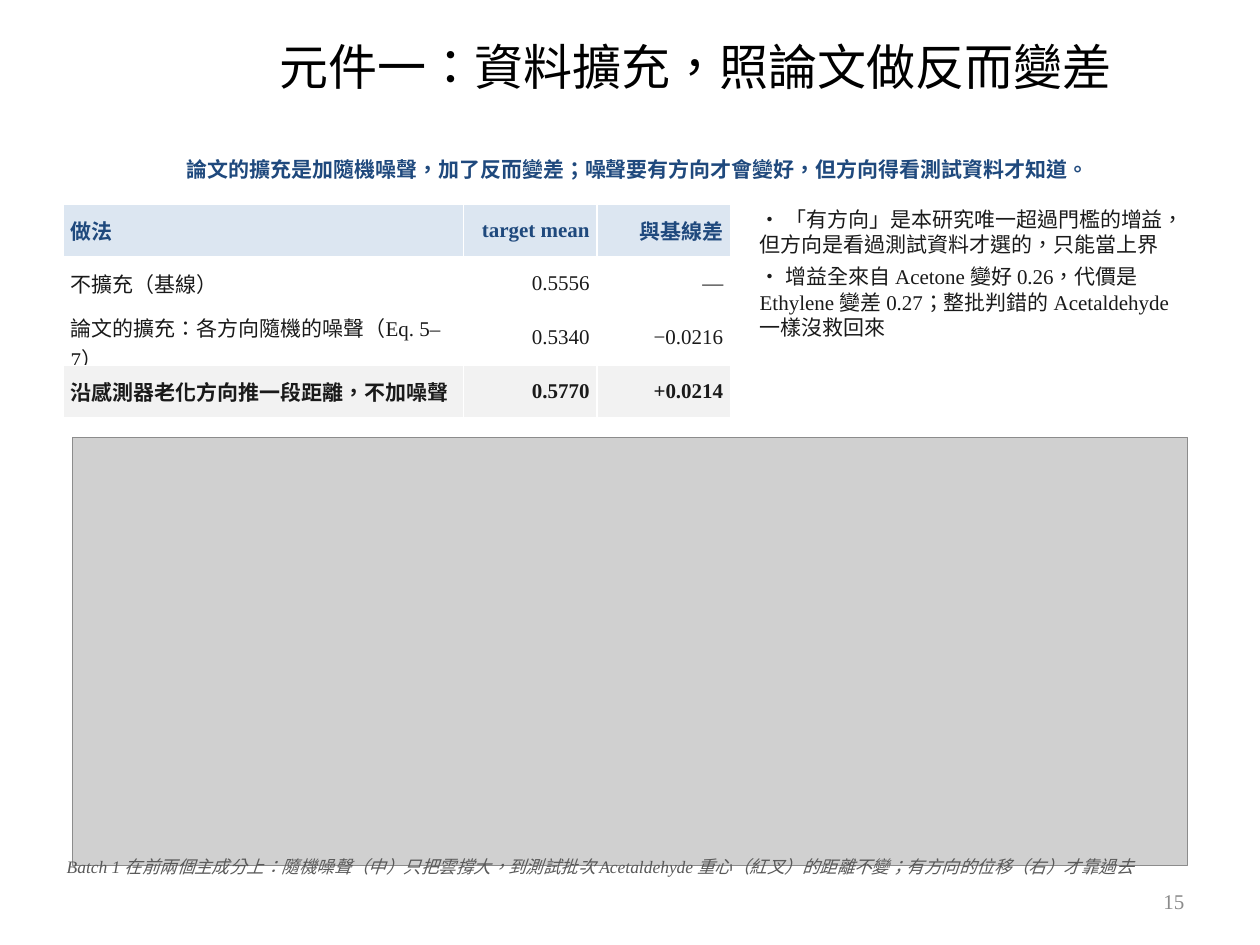
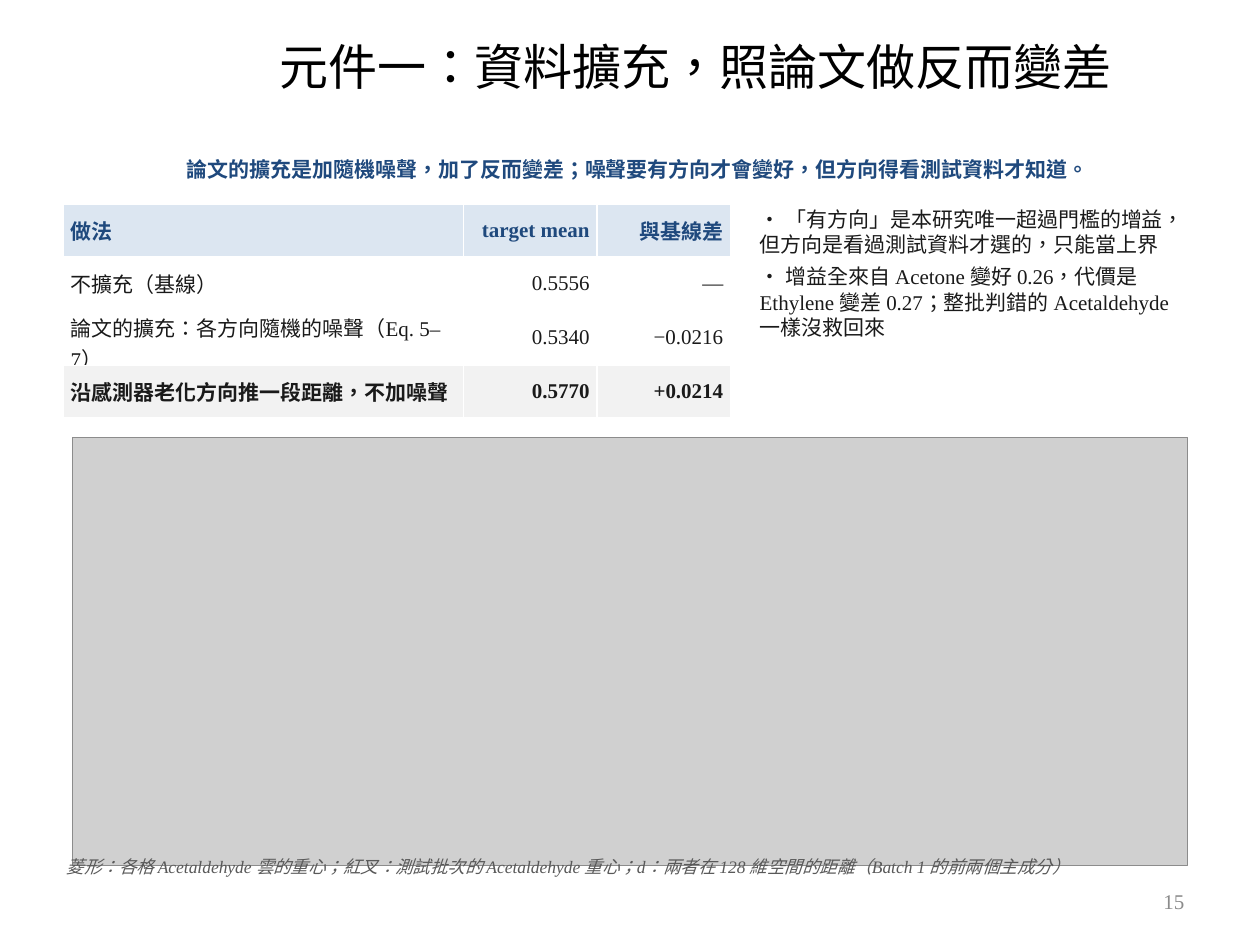
Before and after one commit to wintera1233/cdcnn, a slide deck: slide 15 of reports/09-22-merged.pptx. Drawn at 1260x945 pixels with LibreOffice and Linux fonts; fonts in the diff are those of the drawing; grey boxes stand for pictures; background and template pictures are left out. Boxes give left, top, right and bottom in pixels: in the first picture for what was removed or moved away, otherwise in the second. Text is boxed around its words. In the diff, an @@ line names an element or a change of style, - is before the commit and + after.

```diff
--- a/reports/09-22-merged.pptx
+++ b/reports/09-22-merged.pptx
@@ text at [67, 854, 1070, 879]: text changed @@
-Batch 1 在前兩個主成分上：隨機噪聲（中）只把雲撐大，到測試批次 Acetaldehyde 重心（紅叉）的距離不變；有方向的位移（右）才靠過去
+菱形：各格 Acetaldehyde 雲的重心；紅叉：測試批次的 Acetaldehyde 重心；d：兩者在 128 維空間的距離（Batch 1 的前兩個主成分）
```
Also in this commit, not shown: 3 other files.
